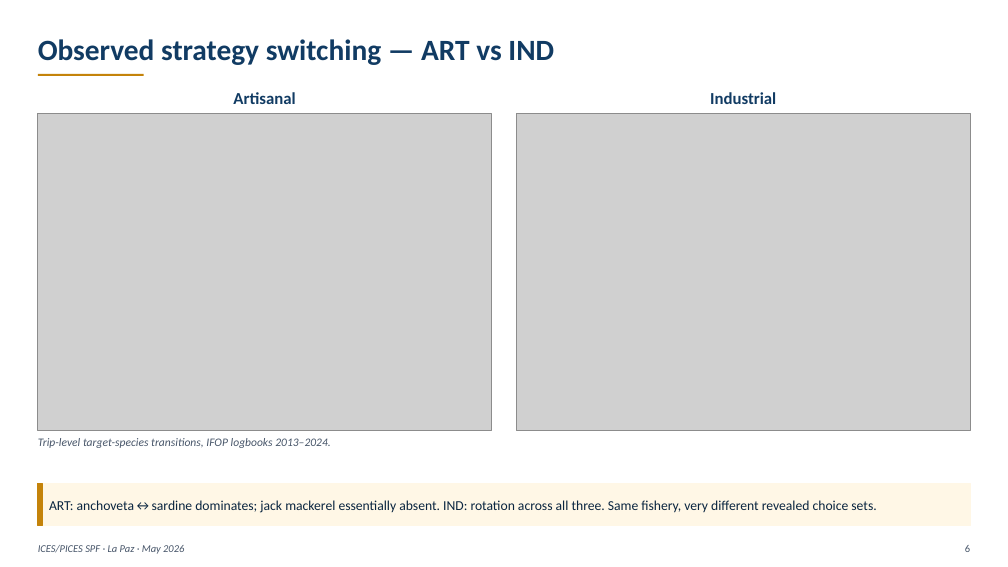
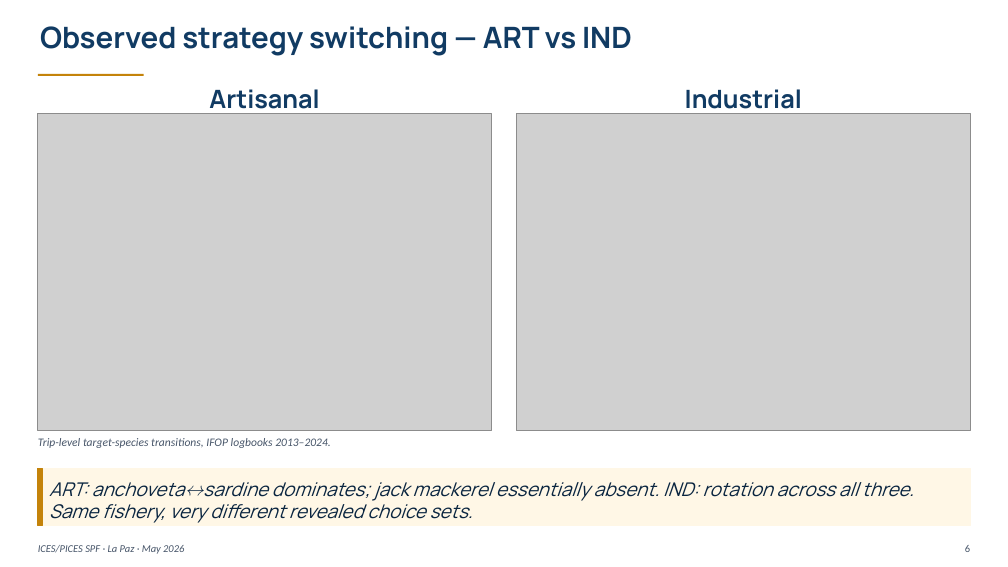
Before and after one commit to fquezadae/Impact-of-Environmental-Variability-on-Harvest, a slide deck: slide 6 of slides/slides_PICES.pptx. Drawn at 1008x567 pixels with LibreOffice and Linux fonts; fonts in the diff are those of the drawing; grey boxes stand for pictures. Boxes give left, top, right and bottom in pixels: in the first picture for what was removed or moved away, otherwise in the second. Text is boxed around its words. In the diff, an @@ line names an element or a change of style, - is before the commit and + after.

```diff
--- a/slides/slides_PICES.pptx
+++ b/slides/slides_PICES.pptx
@@ text "Observed strategy switching — ART ...": place and size @@
-text "Observed strategy switching — ART ..." at [38,39,554,65]
+text "Observed strategy switching — ART ..." at [40,26,632,56]
@@ text "Observed strategy switching — ART ..." at [40,26,632,56]: font Calibri to Manrope @@
@@ text "Artisanal" at [209,89,319,114]: size 16 to 24 pt, font Calibri to Manrope @@
@@ text "Industrial" at [685,89,802,114]: size 16 to 24 pt, font Calibri to Manrope @@
@@ rectangle: place and size @@
-rectangle at [38,484,970,526]
+rectangle at [38,469,970,526]
@@ rectangle: place and size @@
-rectangle at [38,484,42,526]
+rectangle at [38,469,42,526]
@@ text "ART: anchoveta↔sardine dominates; jack mackerel ...": place and size @@
-text "ART: anchoveta↔sardine dominates; jack mackerel ..." at [49,500,876,513]
+text "ART: anchoveta↔sardine dominates; jack mackerel ..." at [49,482,914,523]
@@ text "ART: anchoveta↔sardine dominates; jack mackerel ..." at [49,482,914,523]: size 13 to 18 pt, font Calibri to Manrope, italic on @@
```
Also in this commit, not shown: 9 other slides changed, 2 other files.
